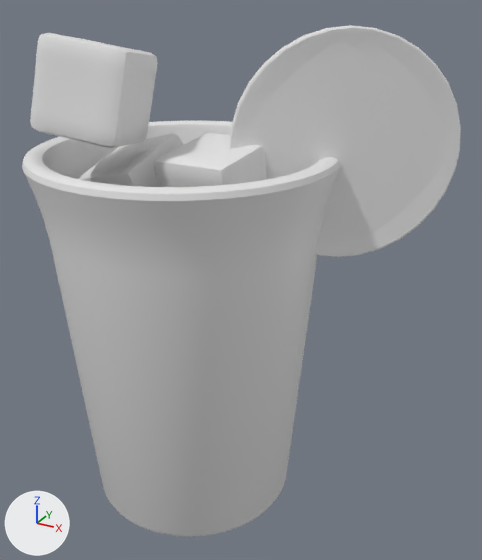
Renders of the OBJ model public/assets/drink-baked/blog0065.obj from each side of a commit.
Before and after are seen from a camera (50 mm lens) standing at (3.42, -5.13, 5.07) and looking at (0.54, 0.1, 2.46). The lights are fixed; the arrows at lower left show +X, +Y and +Z. The older version comes first. Where no turn or scale is listed for an object, it has been applied to the vertices.
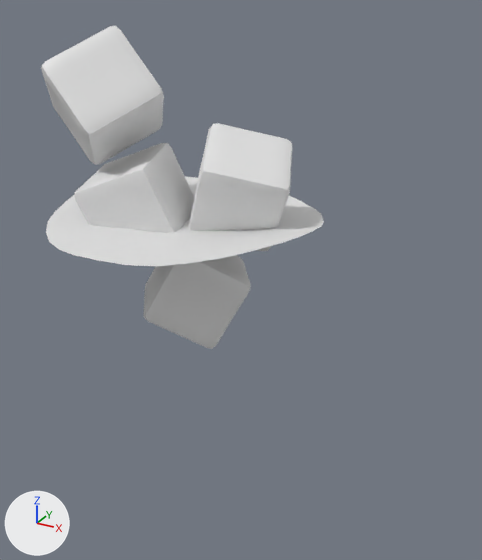
The edits, one by one:
me_cube is used by ob_cube; location (0.0, 0.0, 0.0).
me_cube had 386 vertices, 384 faces and spanned x -0.639..0.638, y -0.629..0.617, z 1.798..2.896.
me_cube now has 386 vertices, 384 faces and spans x -0.571..0.682, y -0.563..0.63, z 1.772..2.822.
me_cube part 1: the whole mesh is multiplied about its middle by the matrix ((-0.95, -0.296, 0.1), (-0.009, 0.346, 0.938), (-0.312, 0.891, -0.331)), then moved by (0.056, 0.04, -0.05).
me_cube_001 is used by ob_cube_001; location (0.0, 0.0, 0.0).
me_cube_001 had 386 vertices, 384 faces and spanned x -0.978..0.024, y -0.534..0.508, z 2.691..3.788.
me_cube_001 now has 386 vertices, 384 faces and spans x -1.004..0.118, y -0.667..0.381, z 2.632..3.688.
me_cube_001 part 2: the whole mesh is multiplied about its middle by the matrix ((0.929, -0.332, -0.163), (0.357, 0.921, 0.159), (0.097, -0.206, 0.974)), then moved by (0.034, -0.13, -0.08).
me_cube_002 is used by ob_cube_002; location (0.0, 0.0, 0.0).
me_cube_002 had 386 vertices, 384 faces and spanned x -0.036..0.893, y -0.574..0.408, z 2.925..3.852.
me_cube_002 now has 386 vertices, 384 faces and spans x -0.093..1.082, y -0.397..0.757, z 2.801..3.91.
me_cube_002 part 3: the whole mesh is multiplied about its middle by the matrix ((0.206, -0.948, 0.241), (-0.235, -0.287, -0.929), (0.95, 0.135, -0.282)), then moved by (0.066, 0.263, -0.033).
me_cube_003 is used by ob_cube_003; location (0.0, 0.0, 0.0).
me_cube_003 had 386 vertices, 384 faces and spanned x -1.076..-0.055, y -1.017..0.026, z 3.751..4.73.
me_cube_003 now has 386 vertices, 384 faces and spans x -1.365..-0.095, y -0.748..0.375, z 3.505..4.757.
me_cube_003 part 4: the whole mesh is multiplied about its middle by the matrix ((0.549, -0.477, -0.686), (0.548, 0.826, -0.136), (0.631, -0.301, 0.715)), then moved by (-0.164, 0.309, -0.11).
me_plane is used by ob_plane; location (0.0, 0.0, 0.0).
me_plane had 248 vertices, 70 faces and spanned x -1.31..1.31, y -1.3..1.3, z 3.01..3.15.
me_plane now has 214 vertices, 157 faces and spans x -1.31..1.31, y -1.31..1.31, z 3.01..3.15.
me_plane part 5: 4 vertices moved within x -0.5..0.5, y -1.21..1.21, z 3.05..3.07; 196 vertices removed from x -1.31..1.31, y -1.3..1.3, z 3.01..3.15; 162 vertices added at x -1.3..1.3, y -1.31..1.31, z 3.01..3.15.
Object 'Circle.001' (ob_circle_001) is deleted.
Object 'Cylinder' (ob_cylinder) is deleted.

Boxes [x1, y1, x2, y2] around the edits, measured in the pictures (482 x 560 px; the box of a moved part takes in the faces that stretch with it):
'Cylinder', deleted
    before: [22, 121, 340, 537]
'Circle.001', deleted
    before: [230, 25, 461, 257]
'Cube.003', reshaped (21% taller)
    before: [30, 33, 158, 148]
    after: [41, 26, 164, 165]
'Cube.002', reshaped
    before: [154, 133, 266, 187]
    after: [188, 123, 293, 251]
'Cube.001', reshaped
    before: [79, 133, 183, 187]
    after: [74, 143, 194, 233]
part 1 of me_cube, moved or reshaped (not visible before)
    after: [143, 255, 251, 349]
part 5 of me_plane, moved or reshaped (not visible before)
    after: [46, 176, 324, 266]
